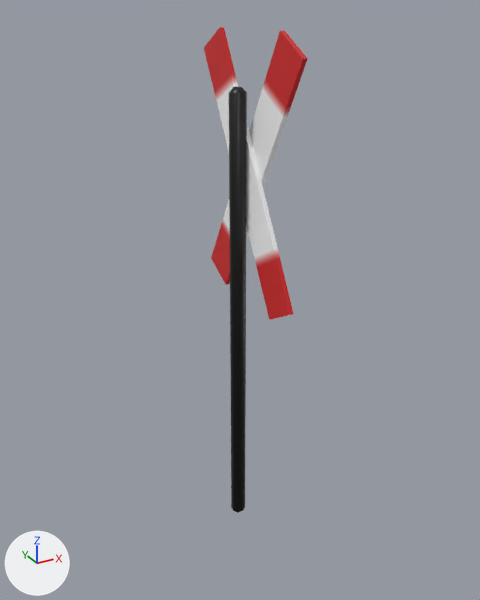
A saved change to the FBX model Assets/Models/Scene/TrainCross.fbx.
The view is the same before and after, from a 50 mm lens placed at (-1.24, -2.28, 2.27), pointed at (0.02, 0.01, 1.12). Lighting does not change. The marker at lower left points along +X, +Y and +Z. Where no turn or scale is listed for an object, it has been applied to the vertices.
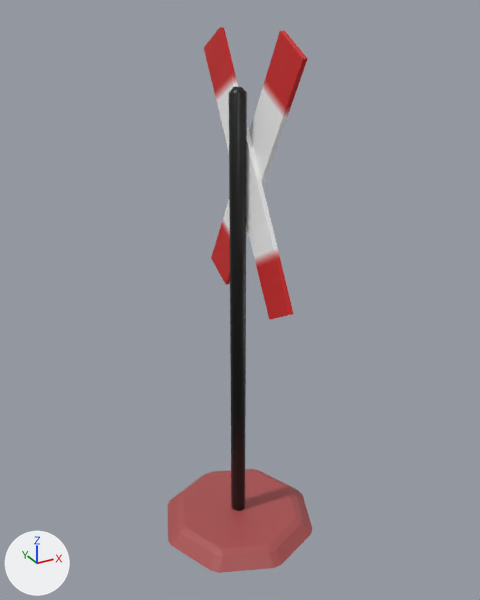
Commit message: aded train fire FX + SFX

Location of each change, [x1, y1, x2, y2] in pixels of the pictures (480 x 600 px):
'Cube', reshaped (663% wider, 14% taller)
    before: [229, 87, 247, 513]
    after: [168, 87, 312, 573]
part 1 of me_cube_003, added (brown)
    after: [168, 469, 312, 573]

The change, as a list of edits to the scene's bpy script:
```text
Change me_cube_003:
    used by ob_cube; location = (0.0, 0.0, 1.0)
    remove me_cube_003.from_pydata(...)  # 24 vertices, 26 faces; spans x -0.03..0.03, y -0.03..0.03, z -1.0..1.0
    add me_cube_003.from_pydata(...)  # 64 vertices, 59 faces; spans x -0.37..0.37, y -0.37..0.37, z -1.04..1.0
    me_cube_003 part 1: a new loose piece of 40 vertices spanning x -0.37..0.37, y -0.37..0.37, z -1.04..-0.98, in mat_traincrosmat (picture img_traincrossalb_png)
    me_cube_003 part 2: the surface is now shaded flat
```
